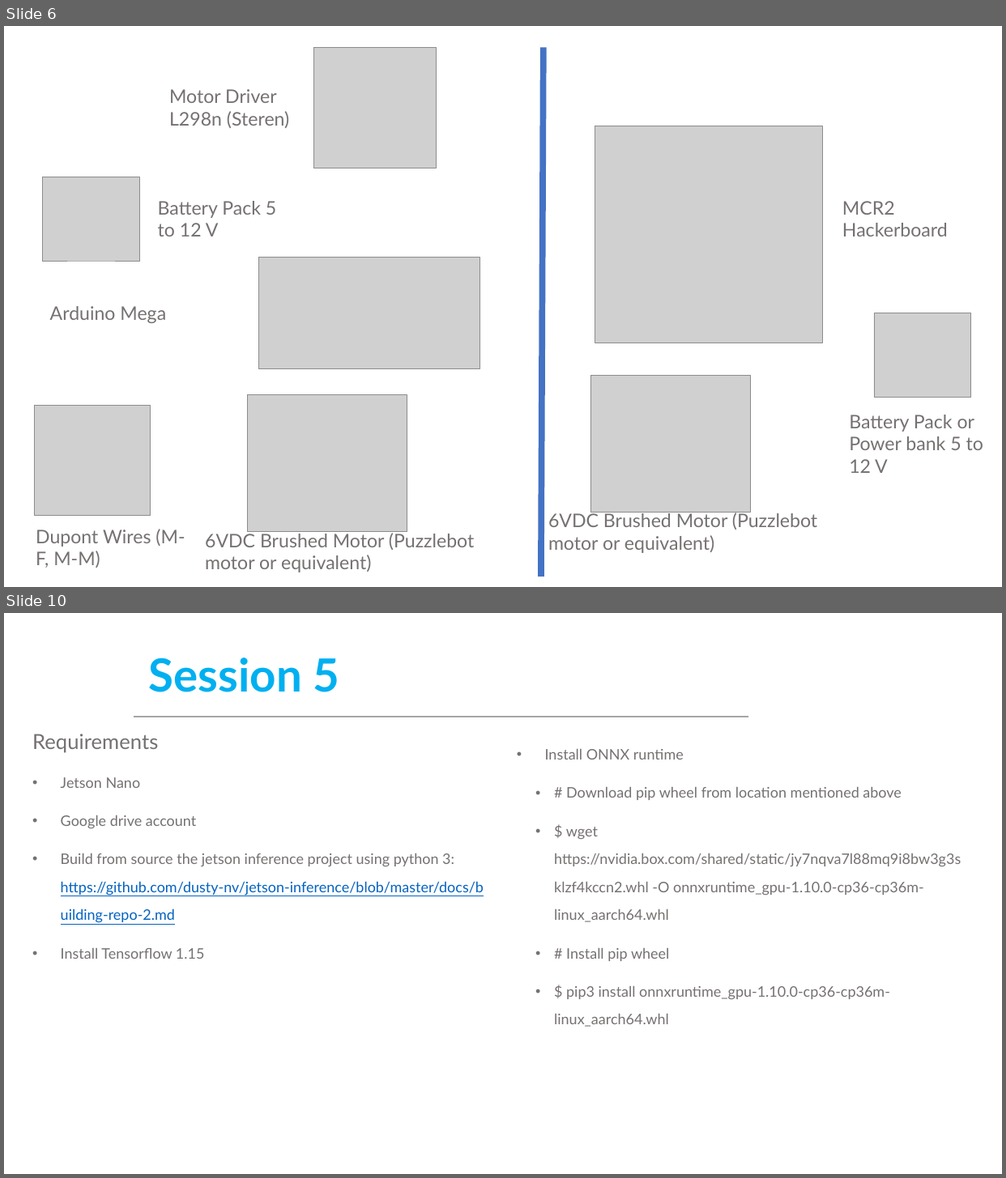
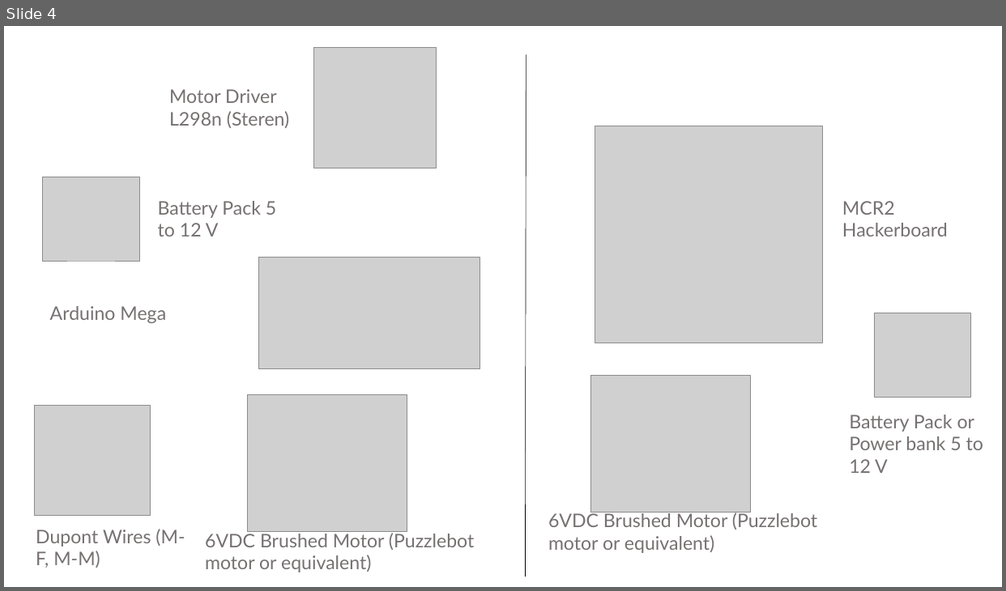
Before and after one commit to ManchesterRoboticsLtd/TE3001B_Robotics_Foundation, a slide deck: MCR2_General_Information_Prerequisites.pptx. Shown one above the other, each under a label of ours: slides 6 and 10 before the commit, slide 4 after it; the slides between them are not shown. The pictures are 1006x1178 and 1006x591 pixels, drawn with LibreOffice and Linux fonts; fonts in the diff are those of the drawing; grey boxes stand for pictures; background and template pictures are left out. Boxes give left, top, right and bottom in pixels: in the first picture for what was removed or moved away, otherwise in the second. Text is boxed around its words. In the diff, an @@ line names an element or a change of style, - is before the commit and + after.

Commit message:
General requirements ppt

```diff
--- a/MCR2_General_Information_Prerequisites.pptx
+++ b/MCR2_General_Information_Prerequisites.pptx
@@ slide 10 removed at [4, 613, 1002, 1174], background #FFFFFF @@
@@ title removed at [149, 658, 340, 692] @@
-Session 5
@@ text removed at [32, 734, 484, 959] @@
-Requirements
-• Jetson Nano
-• Google drive account
-• Build from source the jetson inference project using python 3: https://github.com/dusty-nv/jetson-inference/blob/master/docs/building-repo-2.md
-• Install Tensorflow 1.15
@@ line removed from (749, 717) to (134, 717) @@
@@ text removed at [545, 749, 961, 1027] @@
-• Install ONNX runtime
-• # Download pip wheel from location mentioned above
-• $ wget https://nvidia.box.com/shared/static/jy7nqva7l88mq9i8bw3g3sklzf4kccn2.whl -O onnxruntime_gpu-1.10.0-cp36-cp36m-linux_aarch64.whl
-• # Install pip wheel
-• $ pip3 install onnxruntime_gpu-1.10.0-cp36-cp36m-linux_aarch64.whl
@@ what was slide 6 is now slide 4 @@
@@ slide 4 changed as well @@
@@ line moved from (543, 48) - (541, 577) to (526, 54) - (525, 577) @@
@@ line (526, 54) - (525, 577): stroke #4472C4 6 pt to #000000 0.5 pt @@
```
Also in this commit, not shown: 7 other slides changed, 1 slide added, 1 other slide removed, 1 other file.
